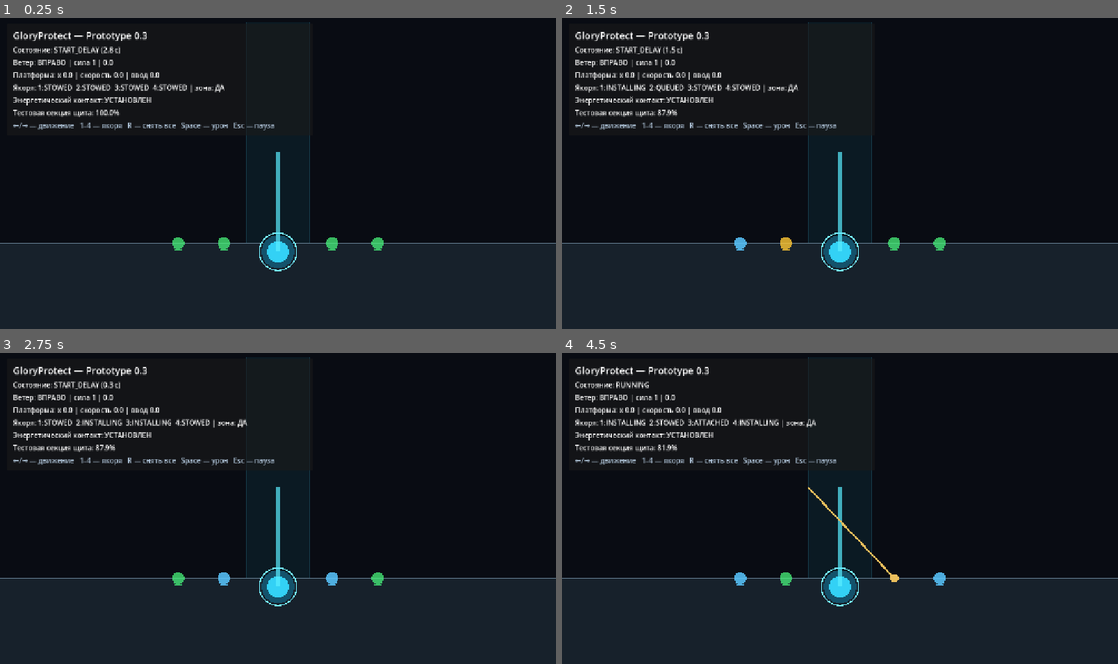
Above: before the commit, frames 1-4 (two rows, left to right).
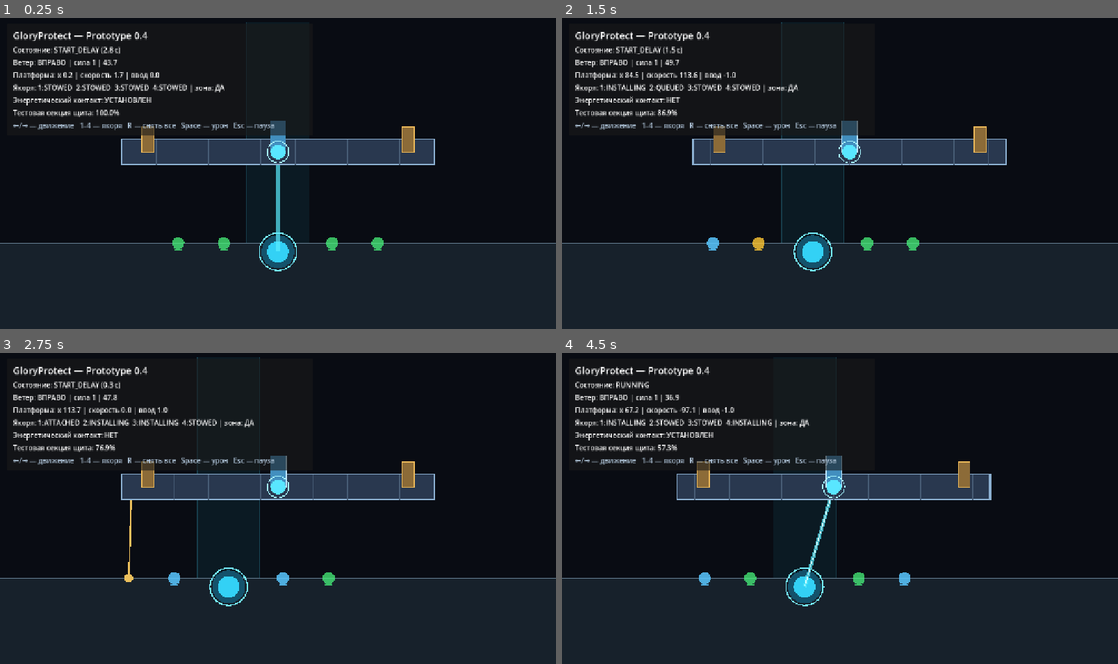
Above: after the commit, the same moments.

Repository: bageus/GloryProtect
Game: Godot game, scene res://scenes/game/game_root.tscn
The game is run twice, just before and just after one commit, with the same random seed, the same clock (stepped at 60 frames per second) and the same inputs.
Inputs:
- Up to frame 1 (0.25 s): no input
- Up to frame 2 (1.5 s): tap Enter (ui_accept) at 0.5, 0.77 s; hold Right (ui_right) 0.53-1.28 s; tap 1 at 0.6 s; hold Left (ui_left) from 1.28 s (still down); tap 2 at 1.35 s
- Up to frame 3 (2.75 s): tap Enter (ui_accept) at 1.52 s; release Left (ui_left) at 2.03 s; hold Right (ui_right) from 2.03 s (still down); tap 3 at 2.1 s
- Up to frame 4 (4.5 s): tap 4 at 2.85 s; tap Enter (ui_accept) at 3.02, 3.77 s; release Right (ui_right) at 3.53 s; hold Left (ui_left) from 3.53 s (still down); tap R at 3.6 s; tap 1 at 4.35 s

The runs differ from the first frame. In frame 1, 5.2% of the frame differs, in the area x 12-79%, y 1-78%; in frame 2, 7.5%; in frame 3, 8.0%, in the area x 7-79%, y 1-82%; in frame 4, 7.9%.
Error before the commit: Assertion failed: WindSystem requires WindBalance (res://scripts/platform/wind_system.gd:17)

Commit message:
refactor: integrate platform and wind data resources

Diff:
--- a/scenes/game/game_root.tscn
+++ b/scenes/game/game_root.tscn
@@ -8,6 +8,10 @@
 [ext_resource type="Script" path="res://scripts/ui/prototype_hud.gd" id="6_hud"]
 [ext_resource type="Script" path="res://scripts/anchors/anchor_system.gd" id="7_anchor"]
 [ext_resource type="Resource" path="res://resources/balance/anchor_balance.tres" id="8_anchor_balance"]
+[ext_resource type="Resource" path="res://resources/balance/platform_balance.tres" id="9_platform_balance"]
+[ext_resource type="Resource" path="res://resources/balance/wind_balance.tres" id="10_wind_balance"]
+[ext_resource type="Script" path="res://scripts/platform/steering_input_provider.gd" id="11_steering"]
+[ext_resource type="Script" path="res://scripts/platform/platform_visual_controller.gd" id="12_platform_visual"]
 
 [node name="GameRoot" type="Node2D"]
 
@@ -15,8 +19,13 @@
 script = ExtResource("1_flow")
 start_delay_seconds = 3.0
 
+[node name="SteeringInputProvider" type="Node" parent="."]
+script = ExtResource("11_steering")
+driver_available = true
+
 [node name="WindSystem" type="Node" parent="."]
 script = ExtResource("2_wind")
+balance = ExtResource("10_wind_balance")
 
 [node name="World" type="Node2D" parent="."]
 script = ExtResource("3_world")
@@ -41,10 +50,15 @@
 script = ExtResource("4_platform")
 game_flow_path = NodePath("../../GameFlowController")
 wind_system_path = NodePath("../../WindSystem")
+steering_input_path = NodePath("../../SteeringInputProvider")
 anchor_system_path = NodePath("../AnchorSystem")
-cell_count = 18
-world_min_x = -2400.0
-world_max_x = 2400.0
+balance = ExtResource("9_platform_balance")
+
+[node name="PlatformVisualController" type="Node2D" parent="World/Platform"]
+script = ExtResource("12_platform_visual")
+platform_path = NodePath("..")
+steering_input_path = NodePath("../../../SteeringInputProvider")
+balance = ExtResource("9_platform_balance")
 
 [node name="Camera2D" type="Camera2D" parent="World/Platform"]
 position = Vector2(0, 48)
@@ -98,7 +112,7 @@
 [node name="Title" type="Label" parent="CanvasLayer/PrototypeHUD/TelemetryPanel/Margin/VBox"]
 layout_mode = 2
 theme_override_font_sizes/font_size = 22
-text = "GloryProtect — Prototype 0.3"
+text = "GloryProtect — Prototype 0.4"
 
 [node name="StateLabel" type="Label" parent="CanvasLayer/PrototypeHUD/TelemetryPanel/Margin/VBox"]
 unique_name_in_owner = true
Not shown: 1 places in scenes/game/game_root.tscn that only renumber resources
